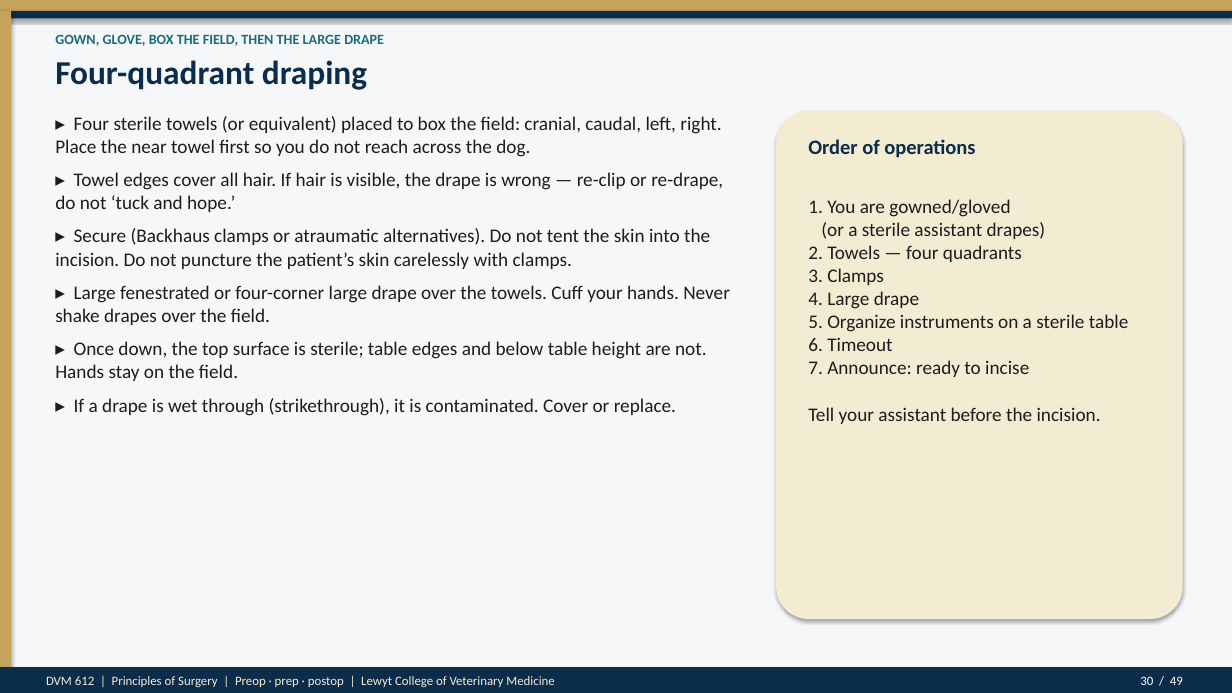
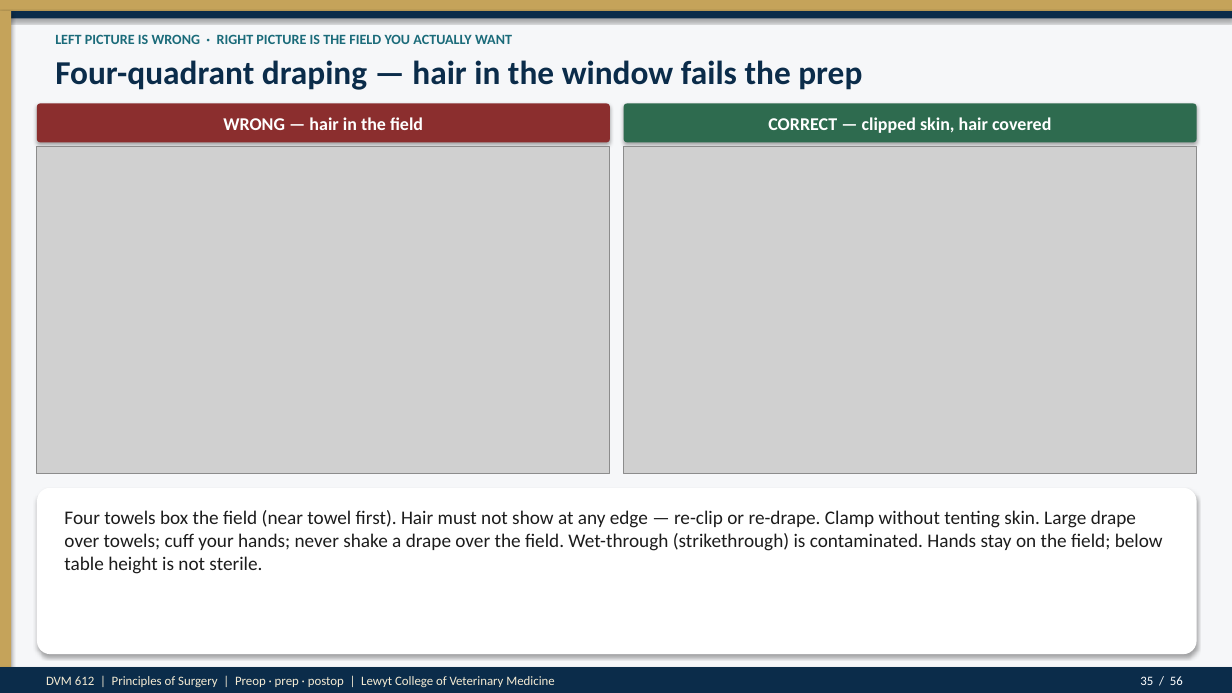
Before and after one commit to drkimvet/happycare, a slide deck: slide 35 of lectures/DVM-612_Week4_Preop_PatientPrep_Postop.pptx (slide 30 before the commit). Drawn at 1232x693 pixels with LibreOffice and Linux fonts; fonts in the diff are those of the drawing; grey boxes stand for pictures. Boxes give left, top, right and bottom in pixels: in the first picture for what was removed or moved away, otherwise in the second. Text is boxed around its words. In the diff, an @@ line names an element or a change of style, - is before the commit and + after.

```diff
--- a/lectures/DVM-612_Week4_Preop_PatientPrep_Postop.pptx
+++ b/lectures/DVM-612_Week4_Preop_PatientPrep_Postop.pptx
@@ text at <box>55,34,512,44</box>: text changed @@
-GOWN, GLOVE, BOX THE FIELD, THEN THE LARGE DRAPE
+LEFT PICTURE IS WRONG · RIGHT PICTURE IS THE FIELD YOU ACTUALLY WANT
@@ text at <box>55,60,862,90</box>: text changed @@
-Four-quadrant draping
+Four-quadrant draping — hair in the window fails the prep
@@ rounded rectangle added at <box>37,104,610,142</box>, fill #8B2E2E @@
@@ text removed at <box>55,116,730,325</box> @@
-▸ Four sterile towels (or equivalent) placed to box the field: cranial, caudal, left, right. Place the near towel first so you do not reach across the dog.
-▸ Towel edges cover all hair. If hair is visible, the drape is wrong — re-clip or re-drape, do not ‘tuck and hope.’
-▸ Secure (Backhaus clamps or atraumatic alternatives). Do not tent the skin into the incision. Do not puncture the patient’s skin carelessly with clamps.
-▸ Large fenestrated or four-corner large drape over the towels. Cuff your hands. Never shake drapes over the field.
-▸ Once down, the top surface is sterile; table edges and below table height are not. Hands stay on the field.
-▸ If a drape is wet through (strikethrough), it is contaminated. Cover or replace.
@@ text added at <box>223,117,423,130</box>, 14 pt, text #FFFFFF, bold @@
+WRONG — hair in the field
@@ rounded rectangle added at <box>624,104,1197,142</box>, fill #2E6B4F @@
@@ text added at <box>768,117,1051,133</box>, 14 pt, text #FFFFFF, bold @@
+CORRECT — clipped skin, hair covered
@@ rounded rectangle removed at <box>776,111,1183,619</box> @@
@@ picture added at <box>37,146,610,474</box> @@
@@ picture added at <box>624,146,1197,474</box> @@
@@ text removed at <box>808,139,975,158</box> @@
-Order of operations
@@ text removed at <box>808,199,1129,424</box> @@
-1. You are gowned/gloved
-(or a sterile assistant drapes)
-2. Towels — four quadrants
-3. Clamps
-4. Large drape
-5. Organize instruments on a sterile table
-6. Timeout
-7. Announce: ready to incise
-Tell your assistant before the incision.
@@ rounded rectangle added at <box>37,488,1197,654</box>, fill #FFFFFF @@
@@ text added at <box>64,510,1163,574</box>, 15 pt, text #1C1C1C @@
+Four towels box the field (near towel first). Hair must not show at any edge — re-clip or re-drape. Clamp without tenting skin. Large drape over towels; cuff your hands; never shake a drape over the field. Wet-through (strikethrough) is contaminated. Hands stay on the field; below table height is not sterile.
@@ text at <box>1140,676,1183,685</box>: text changed @@
-30 / 49
+35 / 56
```
Also in this commit, not shown: 47 other slides changed, 8 slides added, 1 slide removed, 16 other files.
